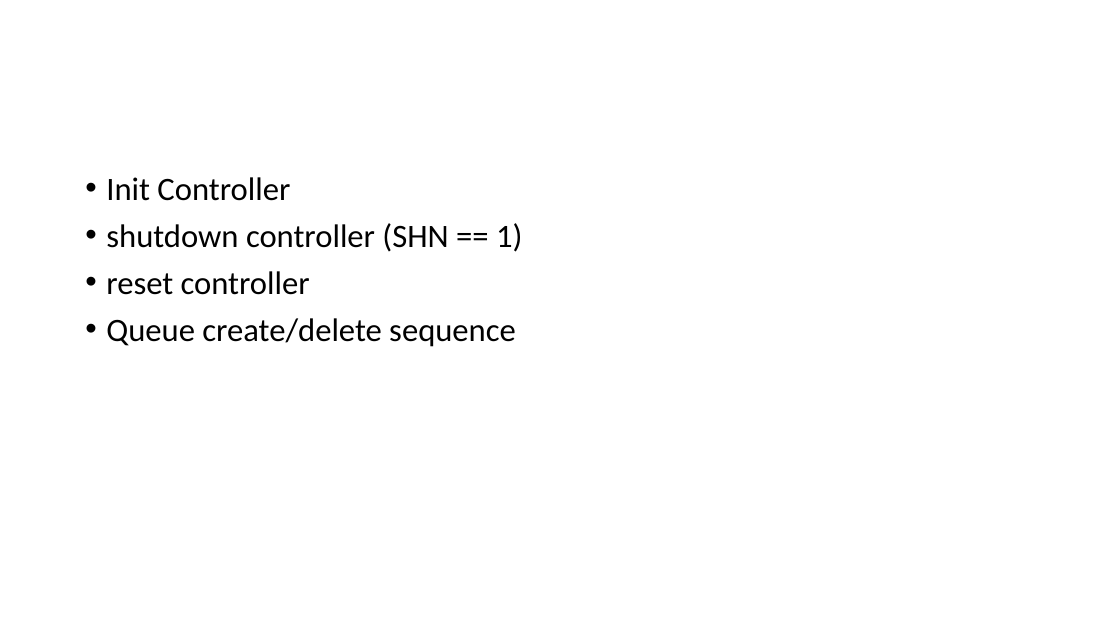
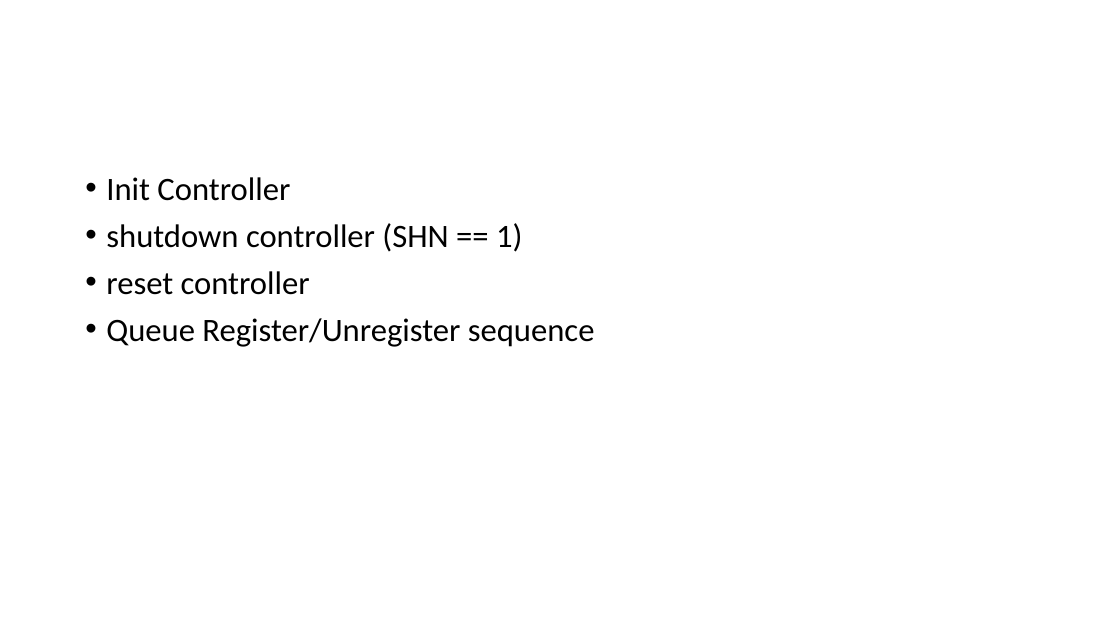
Before and after one commit to smokingpc/glendronach, a slide deck: slide 21 of doc/SPCNVMe_Introduction_and_Design.pptx (slide 13 before the commit). Drawn at 1120x630 pixels with LibreOffice and Linux fonts; fonts in the diff are those of the drawing. Boxes give left, top, right and bottom in pixels: in the first picture for what was removed or moved away, otherwise in the second. Text is boxed around its words. In the diff, an @@ line names an element or a change of style, - is before the commit and + after.

```diff
--- a/doc/SPCNVMe_Introduction_and_Design.pptx
+++ b/doc/SPCNVMe_Introduction_and_Design.pptx
@@ text at bbox=[106, 318, 595, 347]: text changed @@
-• Queue create/delete sequence
+• Queue Register/Unregister sequence
```
Also in this commit, not shown: 3 other slides changed, 18 slides added, 1 slide removed, 1 other file.
